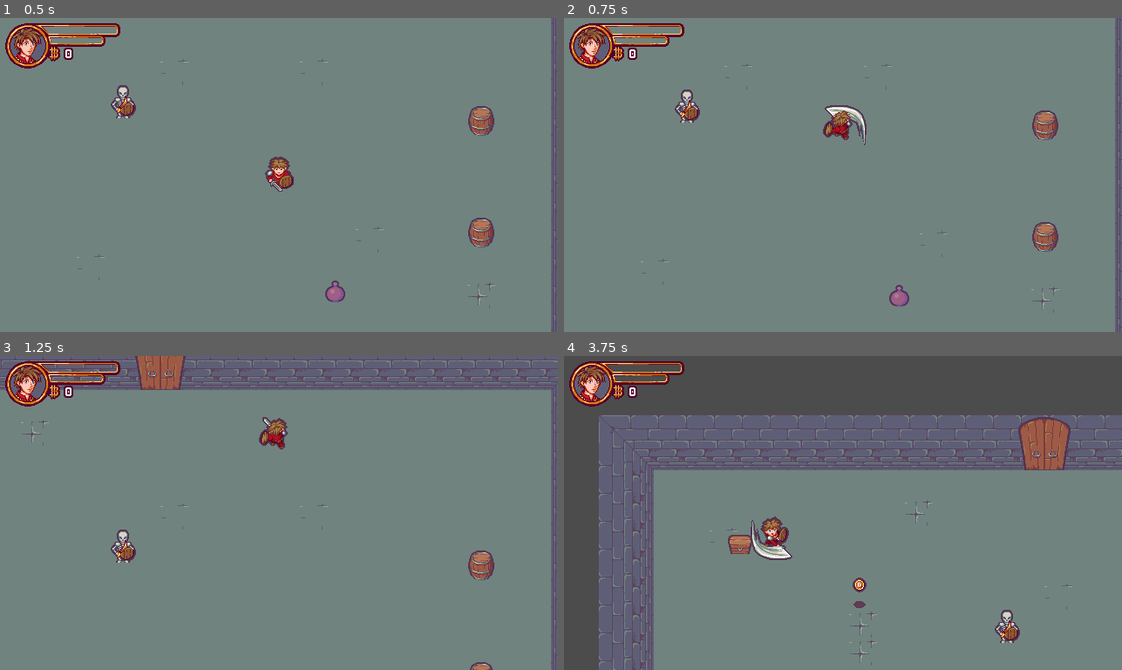
Above: before the commit, frames 1-4 (two rows, left to right).
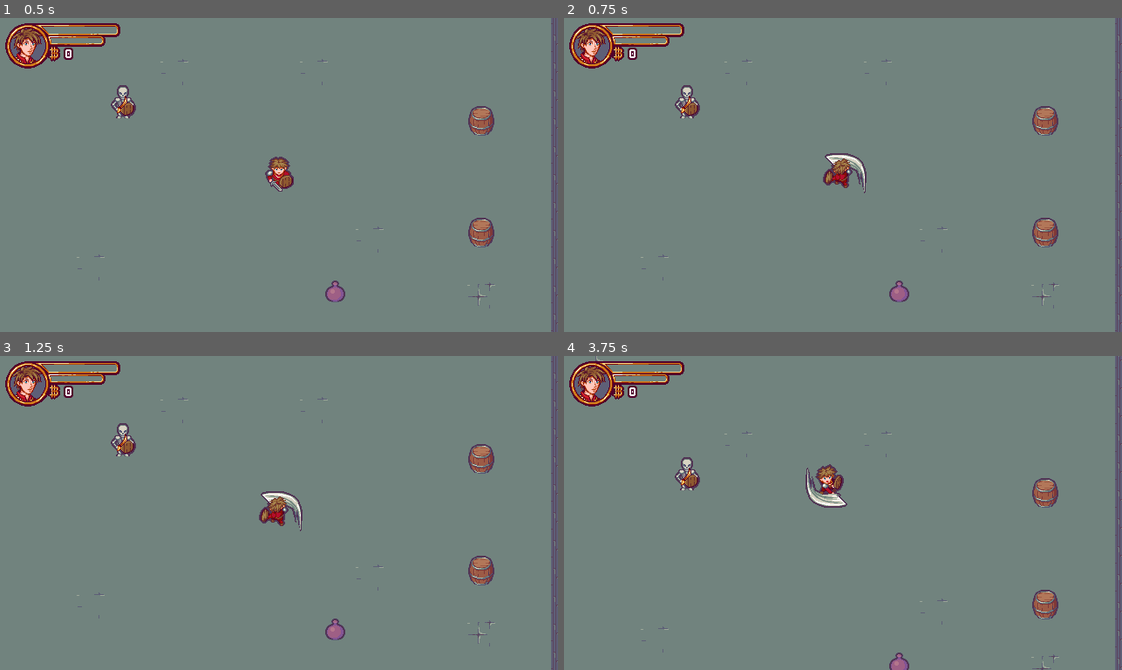
Above: after the commit, the same moments.

Repository: EvilYep/godot-rogue-like-tutorial
Game: Godot game, scene res://Scenes/Levels/Level.tscn
Two runs of this game, one before a commit and one after it. Both use one fixed random seed, a clock stepped at 60 frames per second and the inputs below. Sound files missing from this copy of the repository are replaced by a short silence.
Inputs:
- Up to frame 1 (0.5 s): no input
- Up to frame 2 (0.75 s): tap Enter (ui_accept) at 0.5, 0.6 s; hold Up (ui_up) from 0.53 s (still down)
- Up to frame 3 (1.25 s): keep holding Up (ui_up); tap Enter (ui_accept) at 0.77, 1.07 s
- Up to frame 4 (3.75 s): tap Enter (ui_accept) at 1.35, 1.52, 1.82, 2.1, 2.85, 3.02, 3.32, 3.6 s; release Up (ui_up) at 2.03 s; hold Left (ui_left) 2.03-3.53 s; hold Down (ui_down) from 3.53 s (still down)

Frame 1 is identical in both runs. In frame 2, 2.6% of the frame differs, in the area x 13-100%, y 0-100%; in frame 3, 12%; in frame 4, 47%, in the area x 0-100%, y 0-100%.
Error before the commit: Invalid call. Nonexistent function 'enter_state' in base 'Node'. (res://StateMachine/StateMachine.gd:25)

Commit message:
using advanced state machine with nodes :european_castle:

Diff:
--- a/Scenes/Actors/Actor.gd
+++ b/Scenes/Actors/Actor.gd
@@ -43,9 +43,6 @@
 	__ = connect("moving_direction_changed", self, "_on_moving_direction_changed")
 	__ = animated_sprite.connect("animation_finished", self, "_on_AnimatedSprite_animation_finished")
 	__ = animated_sprite.connect("frame_changed", self,  "_on_AnimatedSprite_frame_changed")
-
-func _physics_process(_delta: float) -> void:
-	var __ = move_and_slide(moving_direction * speed)
 
 #### LOGIC ####
 
--- a/Scenes/Actors/Actor.tscn
+++ b/Scenes/Actors/Actor.tscn
@@ -1,7 +1,9 @@
-[gd_scene load_steps=4 format=2]
+[gd_scene load_steps=6 format=2]
 
 [ext_resource path="res://Scenes/Actors/Actor.gd" type="Script" id=1]
 [ext_resource path="res://StateMachine/StateMachine.gd" type="Script" id=2]
+[ext_resource path="res://Scenes/Actors/States/ActorMoveState.gd" type="Script" id=3]
+[ext_resource path="res://StateMachine/State.gd" type="Script" id=4]
 
 [sub_resource type="SpriteFrames" id=1]
 animations = [ {
@@ -42,7 +44,10 @@
 script = ExtResource( 2 )
 
 [node name="Idle" type="Node" parent="StateMachine"]
+script = ExtResource( 4 )
 
 [node name="Move" type="Node" parent="StateMachine"]
+script = ExtResource( 3 )
 
 [node name="Attack" type="Node" parent="StateMachine"]
+script = ExtResource( 4 )
--- /dev/null
+++ b/Scenes/Actors/States/ActorMoveState.gd
@@ -0,0 +1,6 @@
+extends State
+
+class_name ActorMoveState
+
+func update(_delta: float) -> void:
+	var __ = owner.move_and_slide(owner.moving_direction * owner.speed)
--- a/Scenes/InteractiveObjects/Chest/Chest.gd
+++ b/Scenes/InteractiveObjects/Chest/Chest.gd
@@ -1,26 +1,18 @@
 extends StaticBody2D
 
+onready var state_machine = $StateMachine
 onready var animated_sprite = $AnimatedSprite
 onready var collision_shape = $CollisionShape2D
 
-enum STATE {
-	IDLE,
-	OPENING,
-	OPENED
-}
-
-var state : int = STATE.IDLE
-
 func interact() -> void:
-	if state != STATE.IDLE:
-		return
-	state = STATE.OPENING
-	animated_sprite.play("Open")
+	if state_machine.get_state_name() == "Idle":
+		state_machine.set_state("Opening")
+		animated_sprite.play("Open")
 
 func _spawn_content() -> void:
 	EVENTS.emit_signal("spawn_coin", position)
 
 func _on_AnimatedSprite_animation_finished() -> void:
 	if animated_sprite.get_animation() == "Open":
-		state = STATE.OPENED
+		state_machine.set_state("Opened")
 		_spawn_content()
--- a/Scenes/InteractiveObjects/Chest/Chest.tscn
+++ b/Scenes/InteractiveObjects/Chest/Chest.tscn
@@ -1,7 +1,9 @@
-[gd_scene load_steps=10 format=2]
+[gd_scene load_steps=12 format=2]
 
 [ext_resource path="res://Scenes/InteractiveObjects/Chest/Chest_SpriteSheet.png" type="Texture" id=1]
 [ext_resource path="res://Scenes/InteractiveObjects/Chest/Chest.gd" type="Script" id=2]
+[ext_resource path="res://StateMachine/State.gd" type="Script" id=3]
+[ext_resource path="res://StateMachine/StateMachine.gd" type="Script" id=4]
 
 [sub_resource type="AtlasTexture" id=1]
 atlas = ExtResource( 1 )
@@ -59,4 +61,16 @@
 "_edit_lock_": true
 }
 
+[node name="StateMachine" type="Node" parent="."]
+script = ExtResource( 4 )
+
+[node name="Idle" type="Node" parent="StateMachine"]
+script = ExtResource( 3 )
+
+[node name="Opening" type="Node" parent="StateMachine"]
+script = ExtResource( 3 )
+
+[node name="Opened" type="Node" parent="StateMachine"]
+script = ExtResource( 3 )
+
 [connection signal="animation_finished" from="AnimatedSprite" to="." method="_on_AnimatedSprite_animation_finished"]
--- a/Scenes/InteractiveObjects/Coin/Coin.gd
+++ b/Scenes/InteractiveObjects/Coin/Coin.gd
@@ -1,81 +1,25 @@
 extends Node2D
 
+class_name Coin
+
+onready var state_machine = $StateMachine
 onready var particles = $Particles2D
 onready var audio_stream = $AudioStreamPlayer2D
 onready var coin_sprite = $CoinSprite
 onready var shadow_sprite = $ShadowSprite
 onready var animation_player = $AnimationPlayer
 
-enum STATE {
-	SPAWN,
-	IDLE,
-	FOLLOW,
-	COLLECT
-}
-
-const GRAVITY := 40.0
-var speed : float = 400.0
-var state : int = STATE.SPAWN setget set_state, get_state
-var target : Node2D = null
-var spawn_dir := Vector2.ZERO
-var spawn_v_force : float = -400.0
-var spawn_dir_force : float = 200.0
-var spawn_dir_velocity := Vector2.ZERO
-var damping := 20.0
-signal state_changed
-
 ####  ACCESSORS  ####
-
-func set_state(value: int) -> void:
-	if value != state:
-		state = value
-		emit_signal("state_changed")
-
-func get_state() -> int: return state
 
 #### BUILT-IN ####
 
 func _ready() -> void:
 	animation_player.play("Wave")
-	_init_spawn_values()
-
-func _physics_process(delta: float) -> void:
-	match(state):
-		STATE.FOLLOW : _follow(delta)
-		STATE.SPAWN : _spawn(delta)
 
 #### LOGIC ####
 
-func _follow(delta: float) -> void:
-	if target == null:
-		return
-
-	var target_pos = target.get_position()
-	var dist = position.distance_to(target_pos)
-	var spd = speed * delta
-
-	if dist < spd:
-		position = target_pos
-		if state == STATE.FOLLOW:
-			collect()
-	else:
-		position = position.move_toward(target_pos, spd)
-
-func _spawn(delta: float) -> void:
-	spawn_v_force += GRAVITY
-	var spawn_v_velocity = Vector2(0, spawn_v_force)
-	spawn_dir_velocity = spawn_dir * spawn_dir_force
-	spawn_dir_velocity = spawn_dir_velocity.limit_length(spawn_dir_velocity.length() - damping)
-
-	var velocity =  spawn_v_velocity + spawn_dir_velocity
-	position += velocity * delta
-
-func _init_spawn_values() -> void:
-	var rdm_angle = rand_range(0.0, 360.0)
-	spawn_dir = Vector2(sin(rdm_angle), cos(rdm_angle))
-
 func collect() -> void:
-	set_state(STATE.COLLECT)
+	state_machine.set_state("Collect")
 	particles.set_emitting(true)
 	audio_stream.play()
 
@@ -89,34 +33,28 @@
 	queue_free()
 
 func _follow_target(tar: Node2D) -> void:
-	set_state(STATE.FOLLOW)
-	target = tar
+	state_machine.set_state("Follow")
+	$StateMachine/Follow.target = tar
 
 #### SIGNAL RESPONSES ####
 
 func _on_Area2D_body_entered(body: Node) -> void:
-	if state == STATE.IDLE:
+	if state_machine.get_state_name() == "Idle":
 		_follow_target(body)
 		animation_player.stop()
 
 func _on_Timer_timeout() -> void:
-	if state == STATE.IDLE:
+	if state_machine.get_state_name() == "Idle":
 		coin_sprite.play("Rotation")
 		shadow_sprite.play("Rotation")
-
 
 func _on_CoinSprite_animation_finished() -> void:
 	if coin_sprite.get_animation() == "Rotation":
 		coin_sprite.play("Idle")
 		shadow_sprite.play("Idle")
 
-
-func _on_SpawnDurationTimer_timeout() -> void:
-	set_state(STATE.IDLE)
-
-
-func _on_Coin_state_changed() -> void:
-	if state == STATE.IDLE:
+func _on_StateMachine_state_changed(new_state: Node) -> void:
+	if new_state.name == "Idle":
 		for body in $Area2D.get_overlapping_bodies():
 			if body is Player:
 				_follow_target(body)
--- a/Scenes/InteractiveObjects/Coin/Coin.tscn
+++ b/Scenes/InteractiveObjects/Coin/Coin.tscn
@@ -1,9 +1,13 @@
-[gd_scene load_steps=30 format=2]
+[gd_scene load_steps=34 format=2]
 
 [ext_resource path="res://Scenes/InteractiveObjects/Coin/PetitePiece_SpriteSheet.png" type="Texture" id=1]
 [ext_resource path="res://Scenes/InteractiveObjects/Coin/PetitePieceShadow_SpriteSheet.png" type="Texture" id=2]
 [ext_resource path="res://Scenes/InteractiveObjects/Coin/Coin.gd" type="Script" id=3]
 [ext_resource path="res://Scenes/InteractiveObjects/Coin/Validation.ogg" type="AudioStream" id=4]
+[ext_resource path="res://StateMachine/State.gd" type="Script" id=5]
+[ext_resource path="res://StateMachine/StateMachine.gd" type="Script" id=6]
+[ext_resource path="res://Scenes/InteractiveObjects/Collectables/States/CollectableSpawnState.gd" type="Script" id=7]
+[ext_resource path="res://Scenes/InteractiveObjects/Collectables/States/CollectableFollowState.gd" type="Script" id=8]
 
 [sub_resource type="AtlasTexture" id=11]
 atlas = ExtResource( 2 )
@@ -201,13 +205,26 @@
 [node name="AnimationPlayer" type="AnimationPlayer" parent="."]
 anims/Wave = SubResource( 25 )
 
-[node name="SpawnDurationTimer" type="Timer" parent="."]
+[node name="StateMachine" type="Node" parent="."]
+script = ExtResource( 6 )
+
+[node name="Spawn" type="Node" parent="StateMachine"]
+script = ExtResource( 7 )
+
+[node name="SpawnDurationTimer" type="Timer" parent="StateMachine/Spawn"]
 wait_time = 0.2
 one_shot = true
 autostart = true
 
-[connection signal="state_changed" from="." to="." method="_on_Coin_state_changed"]
+[node name="Idle" type="Node" parent="StateMachine"]
+script = ExtResource( 5 )
+
+[node name="Follow" type="Node" parent="StateMachine"]
+script = ExtResource( 8 )
+
+[node name="Collect" type="Node" parent="StateMachine"]
+script = ExtResource( 5 )
+
 [connection signal="animation_finished" from="CoinSprite" to="." method="_on_CoinSprite_animation_finished"]
 [connection signal="body_entered" from="Area2D" to="." method="_on_Area2D_body_entered"]
 [connection signal="timeout" from="Timer" to="." method="_on_Timer_timeout"]
-[connection signal="timeout" from="SpawnDurationTimer" to="." method="_on_SpawnDurationTimer_timeout"]
--- /dev/null
+++ b/Scenes/InteractiveObjects/Collectables/States/CollectableFollowState.gd
@@ -0,0 +1,21 @@
+extends State
+
+class_name CollectableFollowState
+
+export var speed : float = 400.0
+var target : Node2D = null
+
+func update(delta: float) -> void:
+	if target == null:
+		return
+
+	var target_pos = target.get_position()
+	var dist = owner.position.distance_to(target_pos)
+	var spd = speed * delta
+
+	if dist < spd:
+		owner.position = target_pos
+		if get_parent().get_state_name() == "Follow":
+			owner.collect()
+	else:
+		owner.position = owner.position.move_toward(target_pos, spd)
--- /dev/null
+++ b/Scenes/InteractiveObjects/Collectables/States/CollectableSpawnState.gd
@@ -0,0 +1,33 @@
+extends State
+
+class_name CollectableSpawnState
+
+onready var spawn_duration_timer = $SpawnDurationTimer
+
+const GRAVITY := 40.0
+
+var spawn_dir := Vector2.ZERO
+var spawn_v_force : float = -400.0
+var spawn_dir_force : float = 200.0
+var spawn_dir_velocity := Vector2.ZERO
+var damping := 20.0
+
+func _ready() -> void:
+	var __ = spawn_duration_timer.connect("timeout", self, "_on_SpawnDurationTimer_timeout")
+
+func enter_state() -> void:
+	var rdm_angle = rand_range(0.0, 360.0)
+	spawn_dir = Vector2(sin(rdm_angle), cos(rdm_angle))
+	spawn_duration_timer.start()
+
+func update(delta: float) -> void:
+	spawn_v_force += GRAVITY
+	var spawn_v_velocity = Vector2(0.0, spawn_v_force)
+	spawn_dir_velocity = spawn_dir * spawn_dir_force
+	spawn_dir_velocity = spawn_dir_velocity.limit_length(spawn_dir_velocity.length() - damping)
+
+	var velocity = spawn_v_velocity + spawn_dir_velocity
+	owner.position += velocity * delta
+
+func _on_SpawnDurationTimer_timeout() -> void:
+	get_parent().set_state("Idle")
--- a/Scenes/InteractiveObjects/Jar/Jar.gd
+++ b/Scenes/InteractiveObjects/Jar/Jar.gd
@@ -1,23 +1,16 @@
 extends StaticBody2D
 
+onready var state_machine = $StateMachine
 onready var animated_sprite = $AnimatedSprite
 onready var collision_shape = $CollisionShape2D
 
-enum STATE {
-	IDLE,
-	BREAKING,
-	BROKEN
-}
-
-var state : int = STATE.IDLE
-
 func destroy() -> void:
-	if state != STATE.IDLE:
+	if state_machine.get_state_name() != "Idle":
 		return
-	state = STATE.BREAKING
+	state_machine.set_state("Breaking")
 	animated_sprite.play("Break")
 
 func _on_AnimatedSprite_animation_finished() -> void:
 	if animated_sprite.get_animation() == "Break":
-		state = STATE.BROKEN
+		state_machine.set_state("Broken")
 		collision_shape.set_disabled(true)
--- a/Scenes/InteractiveObjects/Jar/Jar.tscn
+++ b/Scenes/InteractiveObjects/Jar/Jar.tscn
@@ -1,7 +1,9 @@
-[gd_scene load_steps=11 format=2]
+[gd_scene load_steps=13 format=2]
 
 [ext_resource path="res://Scenes/InteractiveObjects/Jar/Jar_SpriteSheet.png" type="Texture" id=1]
 [ext_resource path="res://Scenes/InteractiveObjects/Jar/Jar.gd" type="Script" id=2]
+[ext_resource path="res://StateMachine/State.gd" type="Script" id=3]
+[ext_resource path="res://StateMachine/StateMachine.gd" type="Script" id=4]
 
 [sub_resource type="AtlasTexture" id=2]
 atlas = ExtResource( 1 )
@@ -62,4 +64,16 @@
 "_edit_lock_": true
 }
 
+[node name="StateMachine" type="Node" parent="."]
+script = ExtResource( 4 )
+
+[node name="Idle" type="Node" parent="StateMachine"]
+script = ExtResource( 3 )
+
+[node name="Breaking" type="Node" parent="StateMachine"]
+script = ExtResource( 3 )
+
+[node name="Broken" type="Node" parent="StateMachine"]
+script = ExtResource( 3 )
+
 [connection signal="animation_finished" from="AnimatedSprite" to="." method="_on_AnimatedSprite_animation_finished"]
--- a/Scenes/Levels/Level.tscn
+++ b/Scenes/Levels/Level.tscn
@@ -1,10 +1,9 @@
-[gd_scene load_steps=50 format=2]
+[gd_scene load_steps=49 format=2]
 
 [ext_resource path="res://Scenes/Actors/Character/Player.tscn" type="PackedScene" id=1]
 [ext_resource path="res://Scenes/Levels/Tilesets/Tileset.png" type="Texture" id=2]
 [ext_resource path="res://Scenes/InteractiveObjects/Jar/Jar.tscn" type="PackedScene" id=3]
 [ext_resource path="res://Scenes/InteractiveObjects/Chest/Chest.tscn" type="PackedScene" id=4]
-[ext_resource path="res://Scenes/InteractiveObjects/Coin/Coin.tscn" type="PackedScene" id=5]
 [ext_resource path="res://Scenes/UI/HUD/HUD_Mask.png" type="Texture" id=6]
 [ext_resource path="res://Scenes/UI/HUD/HUD.png" type="Texture" id=7]
 [ext_resource path="res://Scenes/UI/HUD/Portrait.png" type="Texture" id=8]
@@ -466,9 +465,6 @@
 [node name="Player" parent="." instance=ExtResource( 1 )]
 position = Vector2( 648, 327 )
 
-[node name="Coin" parent="." instance=ExtResource( 5 )]
-position = Vector2( 303, 192 )
-
 [node name="UI_Container" type="CanvasLayer" parent="."]
 
 [node name="UI" type="Control" parent="UI_Container"]
--- a/StateMachine/State.gd
+++ b/StateMachine/State.gd
@@ -9,5 +9,5 @@
 func exit_state() -> void:
 	pass
 
-func update(delta: float) -> void:
+func update(_delta: float) -> void:
 	pass
--- a/StateMachine/StateMachine.gd
+++ b/StateMachine/StateMachine.gd
@@ -37,6 +37,9 @@
 
 #### BUILT-IN ####
 
+func _ready() -> void:
+	set_state(get_child(0))
+
 func _physics_process(delta: float) -> void:
 	if current_state != null:
 		current_state.update(delta)
--- a/project.godot
+++ b/project.godot
@@ -13,6 +13,26 @@
 "class": "Actor",
 "language": "GDScript",
 "path": "res://Scenes/Actors/Actor.gd"
+}, {
+"base": "State",
+"class": "ActorMoveState",
+"language": "GDScript",
+"path": "res://Scenes/Actors/States/ActorMoveState.gd"
+}, {
+"base": "Node2D",
+"class": "Coin",
+"language": "GDScript",
+"path": "res://Scenes/InteractiveObjects/Coin/Coin.gd"
+}, {
+"base": "State",
+"class": "CollectableFollowState",
+"language": "GDScript",
+"path": "res://Scenes/InteractiveObjects/Collectables/States/CollectableFollowState.gd"
+}, {
+"base": "State",
+"class": "CollectableSpawnState",
+"language": "GDScript",
+"path": "res://Scenes/InteractiveObjects/Collectables/States/CollectableSpawnState.gd"
 }, {
 "base": "Actor",
 "class": "Enemy",
@@ -36,6 +56,10 @@
 } ]
 _global_script_class_icons={
 "Actor": "",
+"ActorMoveState": "",
+"Coin": "",
+"CollectableFollowState": "",
+"CollectableSpawnState": "",
 "Enemy": "",
 "Player": "",
 "State": "",
